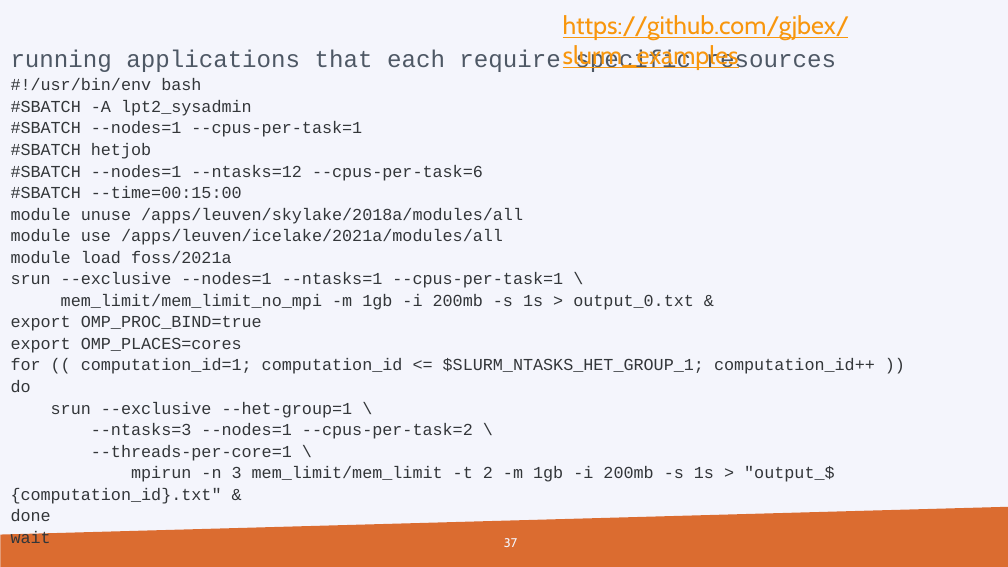
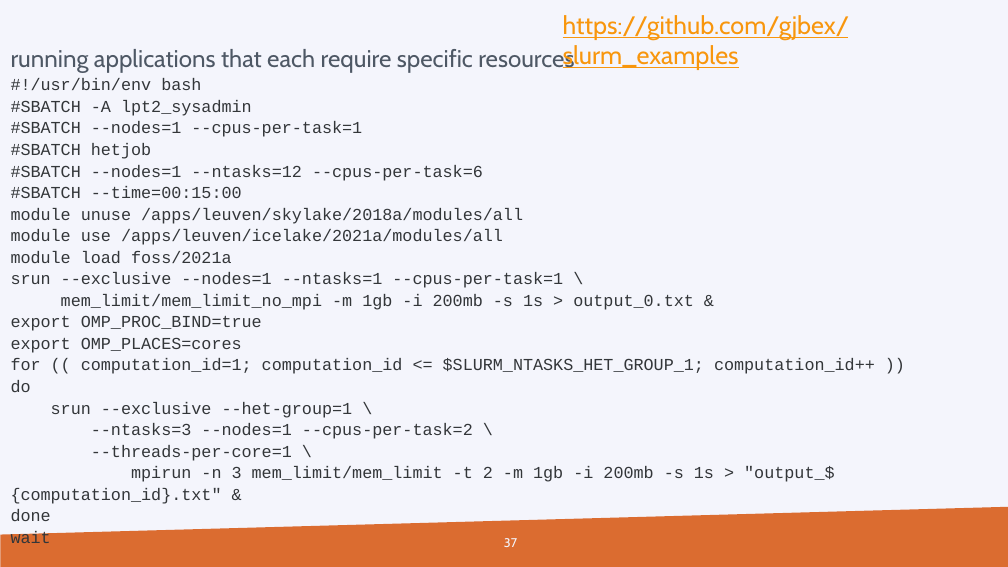
Before and after one commit to hpcleuven/wice-inauguration, a slide deck: slide 37 of Slurm session.pptx. Drawn at 1008x567 pixels with LibreOffice and Linux fonts; fonts in the diff are those of the drawing; background and template pictures are left out. Boxes give left, top, right and bottom in pixels: in the first picture for what was removed or moved away, otherwise in the second. Text is boxed around its words. In the diff, an @@ line names an element or a change of style, - is before the commit and + after.

```diff
--- a/Slurm session.pptx
+++ b/Slurm session.pptx
@@ text at box(11, 49, 574, 73): font Courier New to Cabin in "running applications that each require specific resources" @@
```
Also in this commit, not shown: 6 other slides changed.
